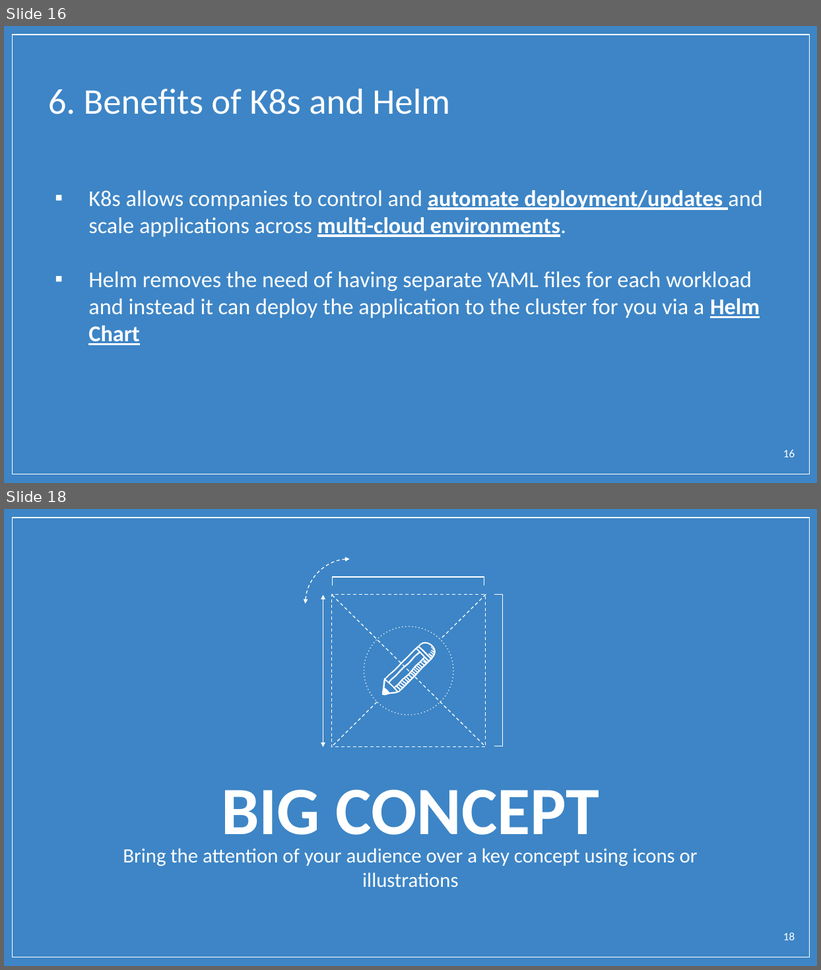
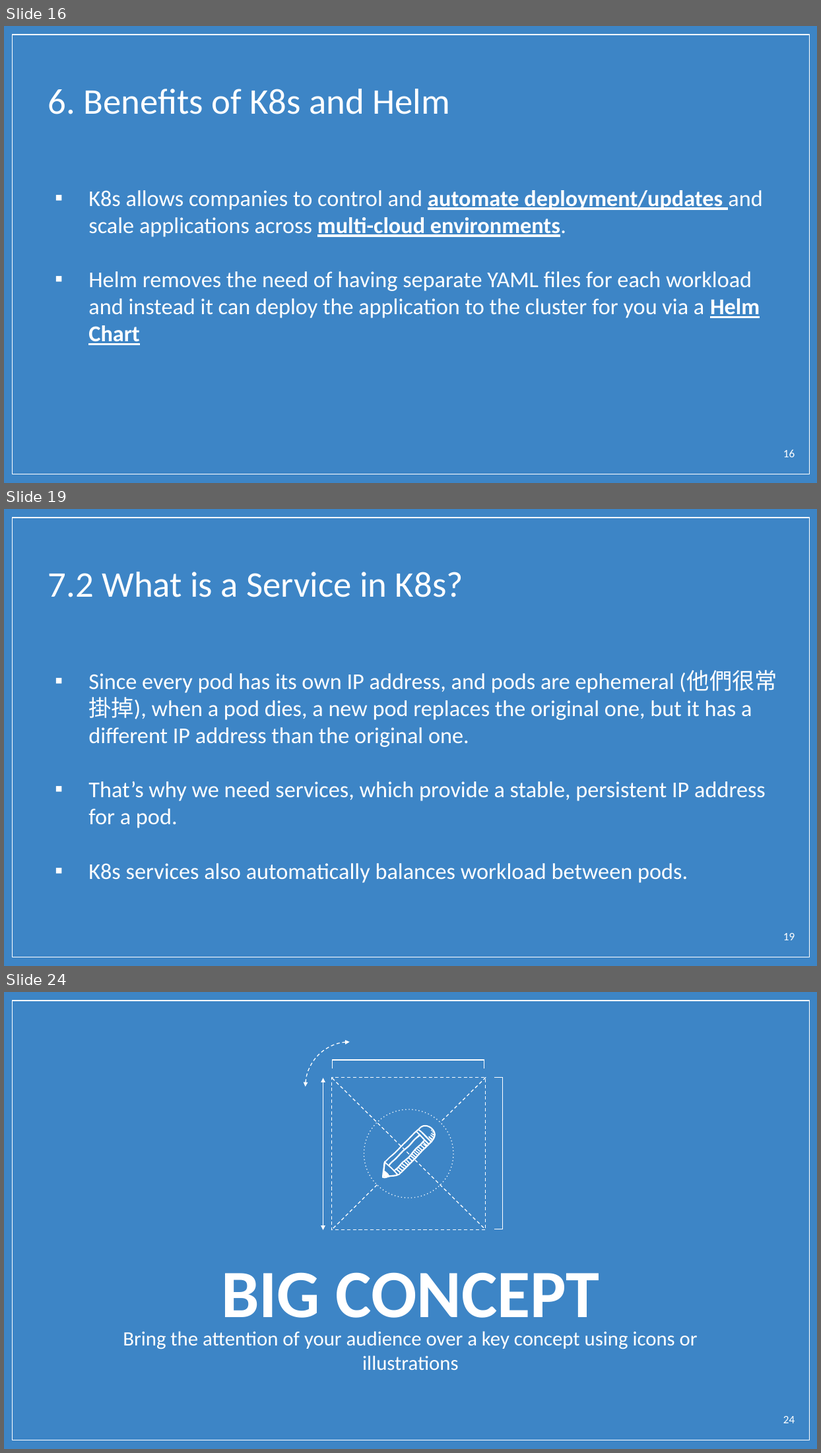
Before and after one commit to BrianChen0527/postgreSQL, a slide deck: ASUS_Docker_bootcamp/Docker Quiz.pptx. Shown one above the other, each under a label of ours: slides 16 and 18 before the commit, slides 16, 19 and 24 after it; the slides between them are not shown. The pictures are 821x970 and 821x1453 pixels, drawn with LibreOffice and Linux fonts; fonts in the diff are those of the drawing; background and template pictures are left out. Boxes give left, top, right and bottom in pixels: in the first picture for what was removed or moved away, otherwise in the second. Text is boxed around its words. In the diff, an @@ line names an element or a change of style, - is before the commit and + after.

```diff
--- a/ASUS_Docker_bootcamp/Docker Quiz.pptx
+++ b/ASUS_Docker_bootcamp/Docker Quiz.pptx
@@ slide 19 added at <box>4,509,817,966</box>, background picture (left out); not listed: 1 template element that a slide beside it also shows @@
@@ title added at <box>48,572,463,597</box>, 32 pt, text #FFFFFF @@
+7.2 What is a Service in K8s?
@@ text added at <box>88,671,778,883</box>, 20 pt, text #FFFFFF @@
+▪ Since every pod has its own IP address, and pods are ephemeral (他們很常掛掉), when a pod dies, a new pod replaces the original one, but it has a different IP address than the original one.
+▪ That’s why we need services, which provide a stable, persistent IP address for a pod.
+▪ K8s services also automatically balances workload between pods.
@@ page number added at <box>783,933,795,941</box>, 10 pt, text #FFFFFF @@
+19
@@ what was slide 18 is now slide 24 @@
@@ page number at <box>783,1416,795,1424</box>: text changed @@
-18
+24
```
Also in this commit, not shown: 7 slides changed, 5 other slides added.
